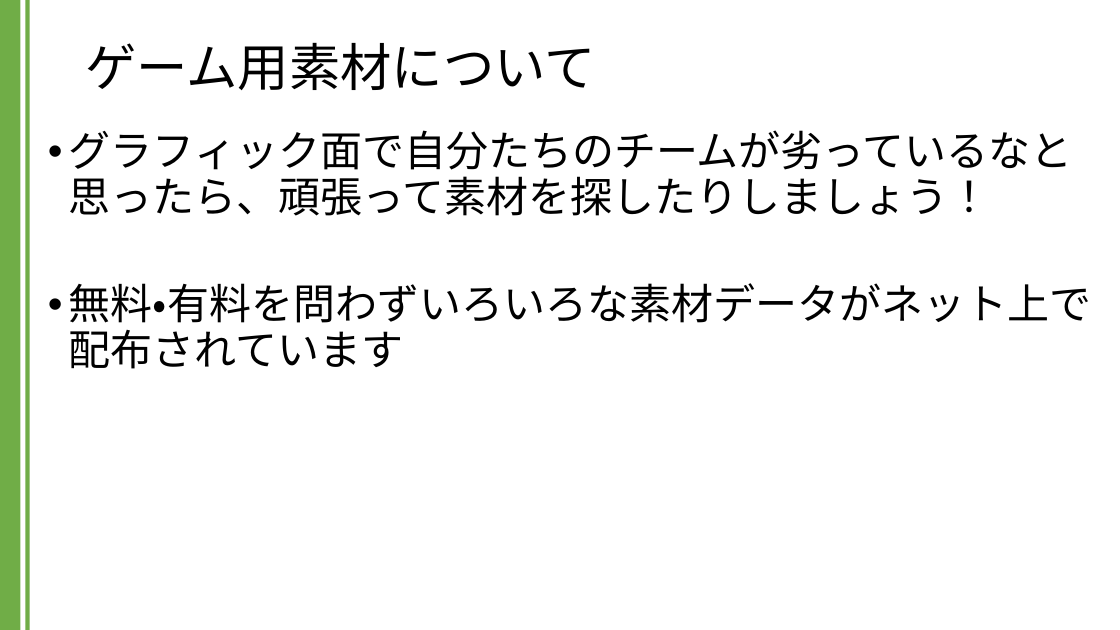
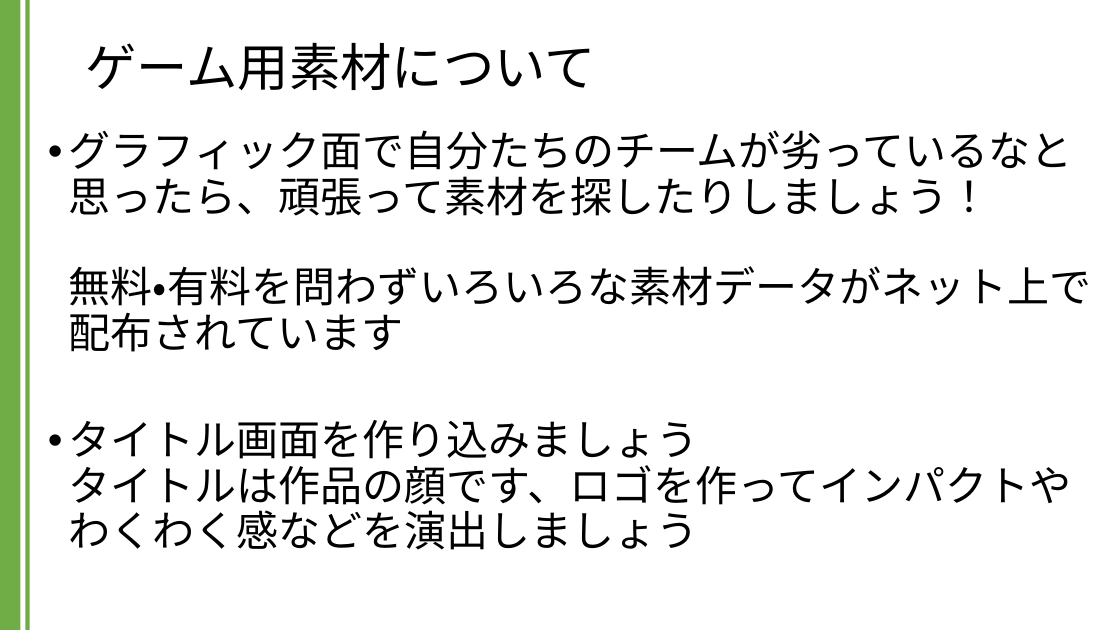
Before and after one commit to kic-murata/cpp2024, a slide deck: slide 8 of 授業資料/ゲーム制作に関して.pptx (slide 7 before the commit). Drawn at 1120x630 pixels with LibreOffice and Linux fonts; fonts in the diff are those of the drawing. Boxes give left, top, right and bottom in pixels: in the first picture for what was removed or moved away, otherwise in the second. Text is boxed around its words. In the diff, an @@ line names an element or a change of style, - is before the commit and + after.

```diff
--- a/授業資料/ゲーム制作に関して.pptx
+++ b/授業資料/ゲーム制作に関して.pptx
@@ text at <box>69,130,1091,550</box>: text changed @@
-• グラフィック面で自分たちのチームが劣っているなと思ったら、頑張って素材を探したりしましょう！
-• 無料・有料を問わずいろいろな素材データがネット上で配布されています
+• グラフィック面で自分たちのチームが劣っているなと思ったら、頑張って素材を探したりしましょう！
+  無料・有料を問わずいろいろな素材データがネット上で配布されています
+• タイトル画面を作り込みましょう
+  タイトルは作品の顔です、ロゴを作ってインパクトや
+  わくわく感などを演出しましょう
```
Also in this commit, not shown: 3 other slides changed, 1 slide added, 1 other file.
